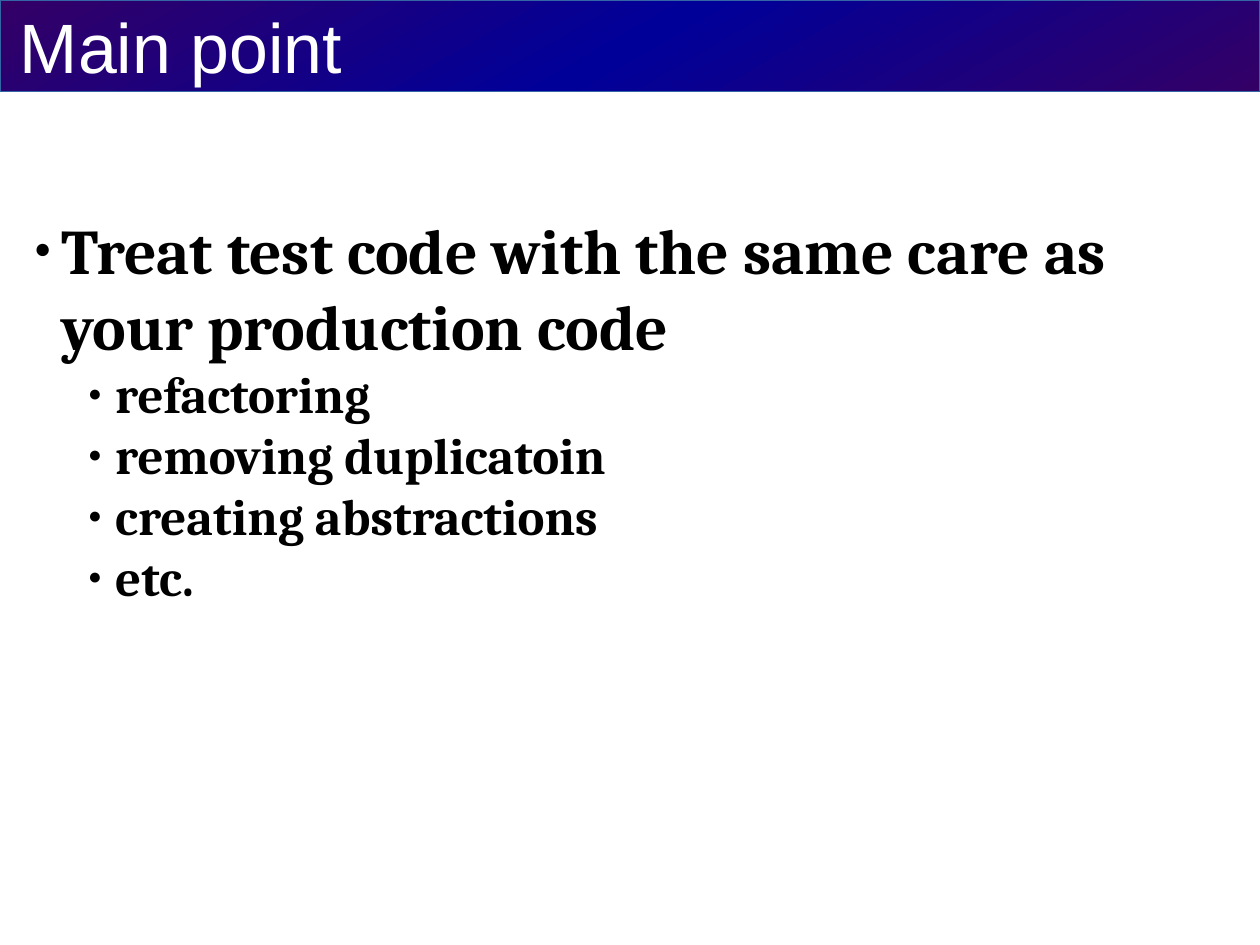
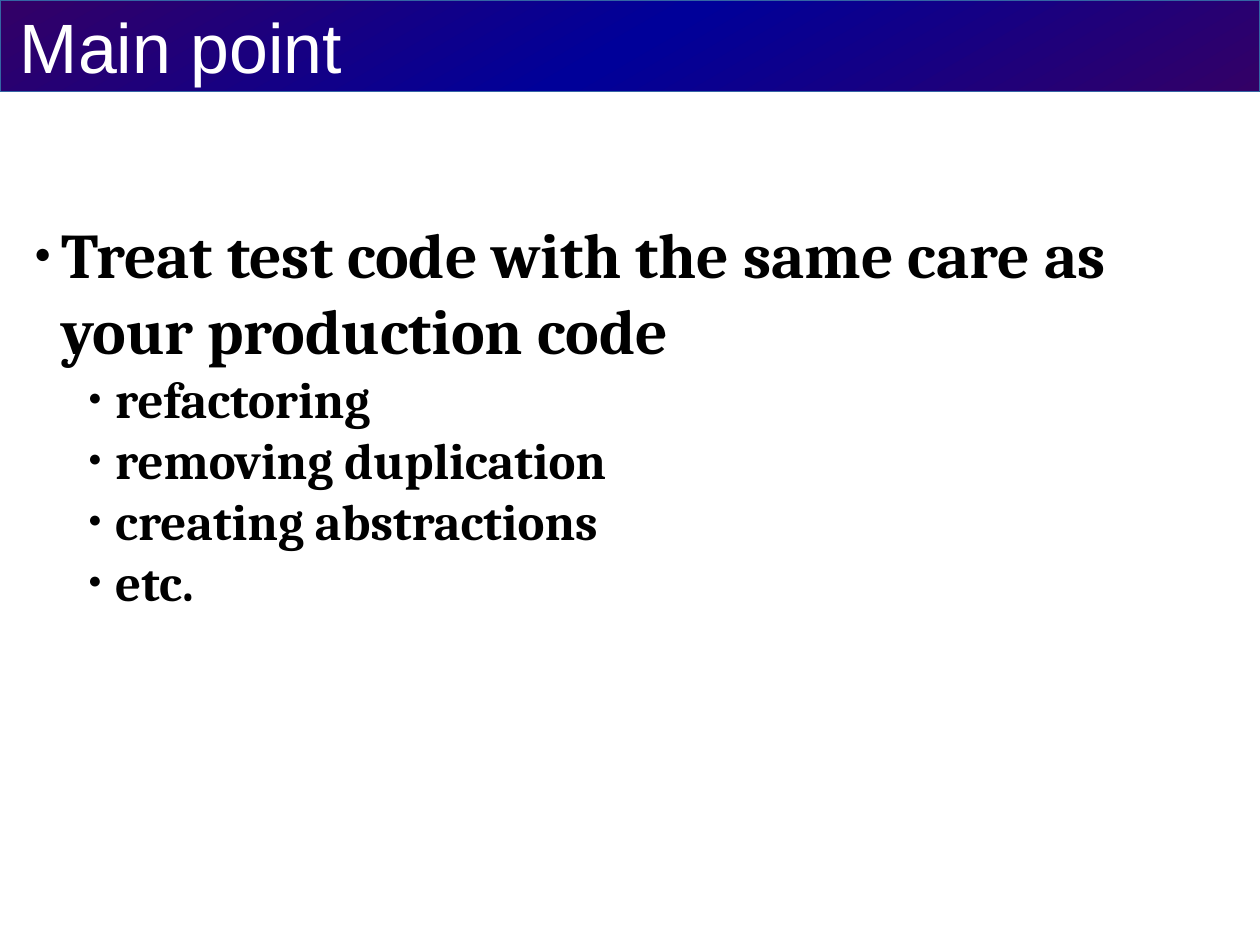
Before and after one commit to cvmocanu/clean-tests-presentation, a slide deck: slide 10 of src/presentation/clean-tests-presentation.odp. Drawn at 1260x945 pixels with LibreOffice and Linux fonts; fonts in the diff are those of the drawing. Boxes give left, top, right and bottom in pixels: in the first picture for what was removed or moved away, otherwise in the second. Text is boxed around its words. In the diff, an @@ line names an element or a change of style, - is before the commit and + after.

Commit message:
slides: fix typo

```diff
--- a/src/presentation/clean-tests-presentation.odp
+++ b/src/presentation/clean-tests-presentation.odp
@@ text at box(115, 443, 606, 490): text changed @@
-    ● removing duplicatoin
+    ● removing duplication
```
Also in this commit, not shown: 1 other file.
